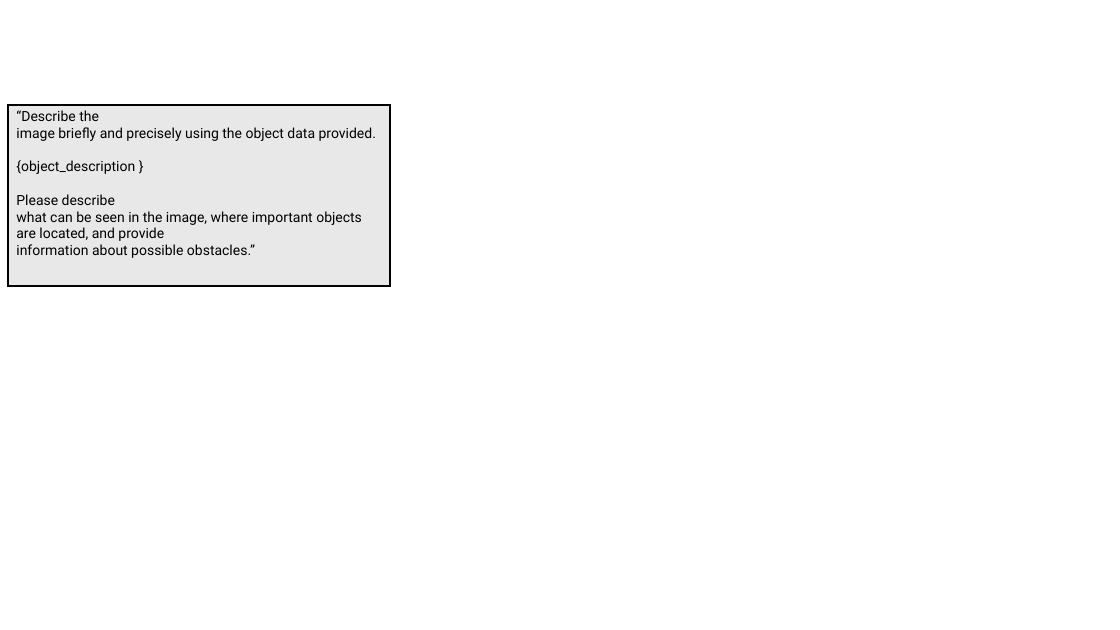
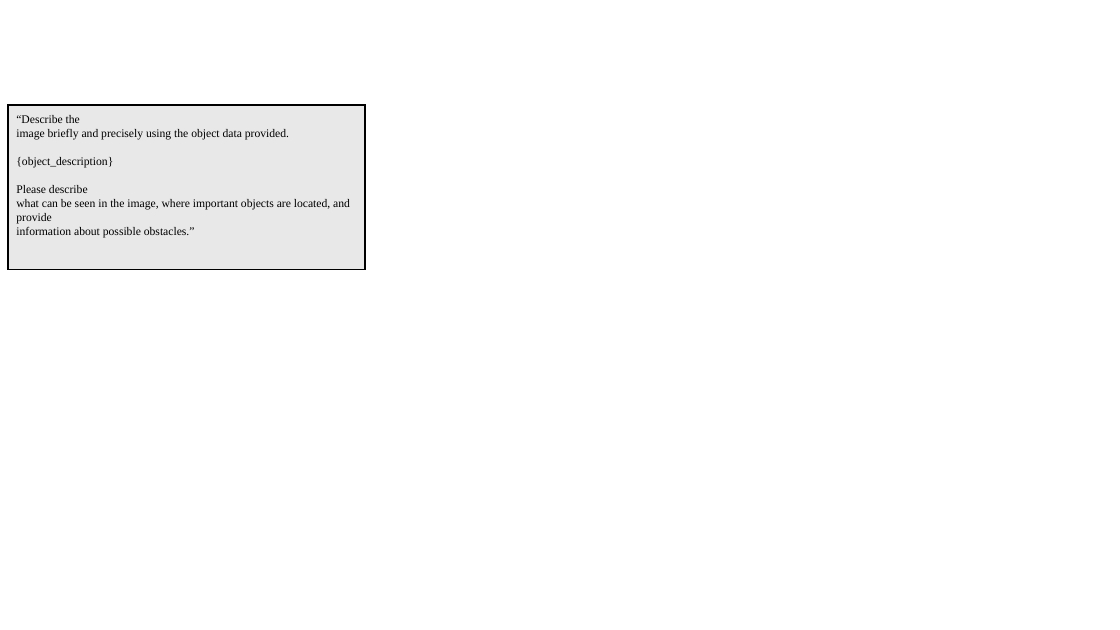
Before and after one commit to TKL01/IEEE-Technology-and-Society-Draft, a slide deck: slide 1 of images/grey_textbox.pptx. Drawn at 1120x630 pixels with LibreOffice and Linux fonts; fonts in the diff are those of the drawing. Boxes give left, top, right and bottom in pixels: in the first picture for what was removed or moved away, otherwise in the second. Text is boxed around its words. In the diff, an @@ line names an element or a change of style, - is before the commit and + after.

```diff
--- a/images/grey_textbox.pptx
+++ b/images/grey_textbox.pptx
@@ rectangle "“Describe the": place and size @@
-rectangle "“Describe the" at [8, 105, 391, 287]
+rectangle "“Describe the" at [8, 105, 365, 270]
@@ text in rectangle at [16, 115, 350, 238]: size 12 to 10 pt, font Roboto to Times New Roman in "“Describe the", "image briefly and precisely using the object ...", "Please describe", "what can be seen in the image, ..." and 1 more places @@
@@ text in rectangle at [16, 157, 113, 168]: text changed; size 12 to 10 pt; font Roboto to Times New Roman @@
-{object_description }
+{object_description}
```
Also in this commit, not shown: 1 other file.
